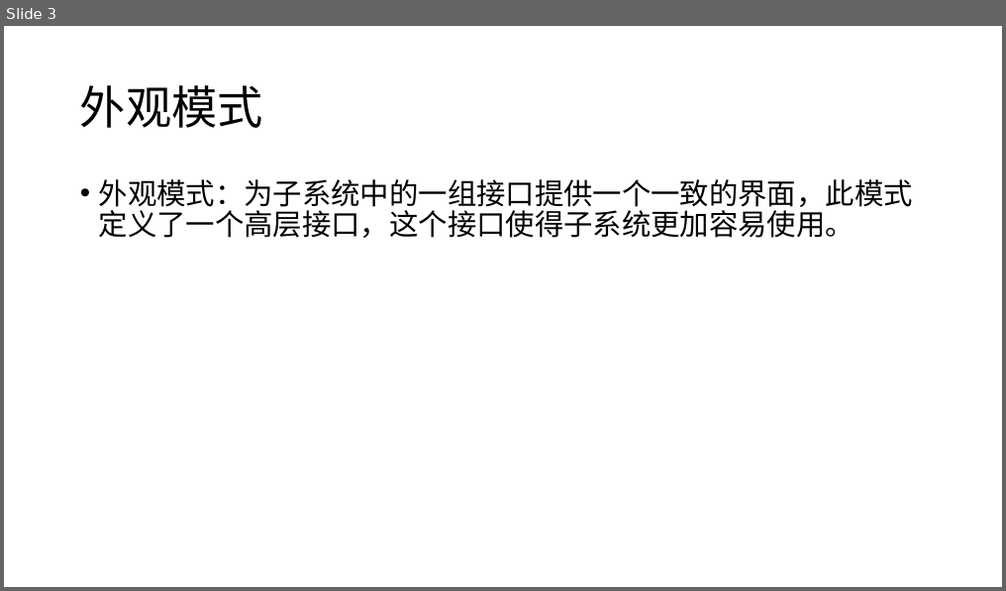
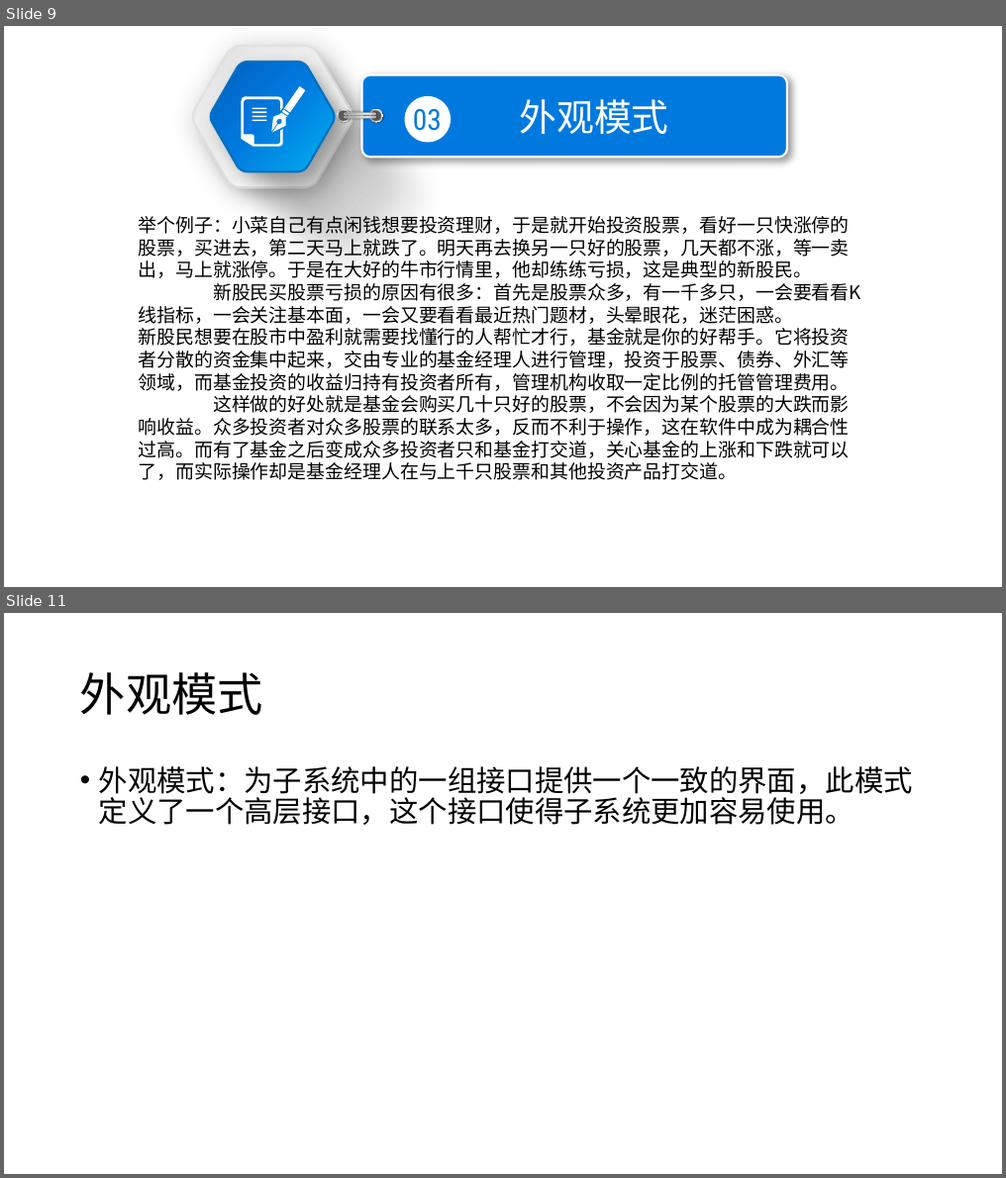
Before and after one commit to CYZZ/shejimoshi, a slide deck: 0329分享会资料/设计模式0328.pptx. Shown one above the other, each under a label of ours: slide 3 before the commit, slides 9 and 11 after it; the slides between them are not shown. The pictures are 1006x591 and 1006x1178 pixels, drawn with LibreOffice and Linux fonts; fonts in the diff are those of the drawing. Boxes give left, top, right and bottom in pixels: in the first picture for what was removed or moved away, otherwise in the second. Text is boxed around its words. In the diff, an @@ line names an element or a change of style, - is before the commit and + after.

Commit message:
feat：更新ppt添加备忘录模式

```diff
--- a/0329分享会资料/设计模式0328.pptx
+++ b/0329分享会资料/设计模式0328.pptx
@@ slide 9 added at <box>4,26,1002,587</box>, background #FFFFFF @@
@@ group added at <box>154,26,489,334</box>: 2 rounded rectangles, 2 freeform shapes @@
@@ rounded rectangle added at <box>361,76,787,158</box>, fill #0079DE, outline #FFFFFF 2 pt @@
@@ group added at <box>242,86,305,148</box>: 4 freeform shapes, 4 rectangles @@
@@ ellipse added at <box>338,109,350,122</box>, fill gradient #FFFFFF to #A6A6A6 to #F2F2F2 @@
@@ ellipse added at <box>338,110,349,121</box>, fill #595959 @@
@@ rounded rectangle added at <box>344,113,375,114</box>, fill gradient #808080 to #A6A6A6 to #D9D9D9 to #FFFFFF, outline #FFFFFF 0.75 pt @@
@@ ellipse added at <box>370,109,383,122</box>, fill gradient #FFFFFF to #A6A6A6 to #F2F2F2 @@
@@ ellipse added at <box>371,110,381,121</box>, fill #595959 @@
@@ ellipse added at <box>405,96,450,143</box>, fill #FFFFFF @@
@@ text added at <box>413,108,442,138</box>, 28 pt, text #0079DE @@
+03
@@ text added at <box>519,99,668,134</box>, 36 pt, text #FFFFFF @@
+外观模式
@@ rounded rectangle added at <box>344,116,375,118</box>, fill gradient #808080 to #A6A6A6 to #D9D9D9 to #FFFFFF, outline #FFFFFF 0.75 pt @@
@@ text added at <box>139,212,861,480</box>, 18 pt, text #000000 @@
+举个例子：小菜自己有点闲钱想要投资理财，于是就开始投资股票，看好一只快涨停的股票，买进去，第二天马上就跌了。明天再去换另一只好的股票，几天都不涨，等一卖出，马上就涨停。于是在大好的牛市行情里，他却练练亏损，这是典型的新股民。
+新股民买股票亏损的原因有很多：首先是股票众多，有一千多只，一会要看看K线指标，一会关注基本面，一会又要看看最近热门题材，头晕眼花，迷茫困惑。
+新股民想要在股市中盈利就需要找懂行的人帮忙才行，基金就是你的好帮手。它将投资者分散的资金集中起来，交由专业的基金经理人进行管理，投资于股票、债券、外汇等领域，而基金投资的收益归持有投资者所有，管理机构收取一定比例的托管管理费用。
+这样做的好处就是基金会购买几十只好的股票，不会因为某个股票的大跌而影响收益。众多投资者对众多股票的联系太多，反而不利于操作，这在软件中成为耦合性过高。而有了基金之后变成众多投资者只和基金打交道，关心基金的上涨和下跌就可以了，而实际操作却是基金经理人在与上千只股票和其他投资产品打交道。
@@ what was slide 3 is now slide 11 @@
```
Also in this commit, not shown: 9 other slides added, 2 slides removed, 1 other file.
